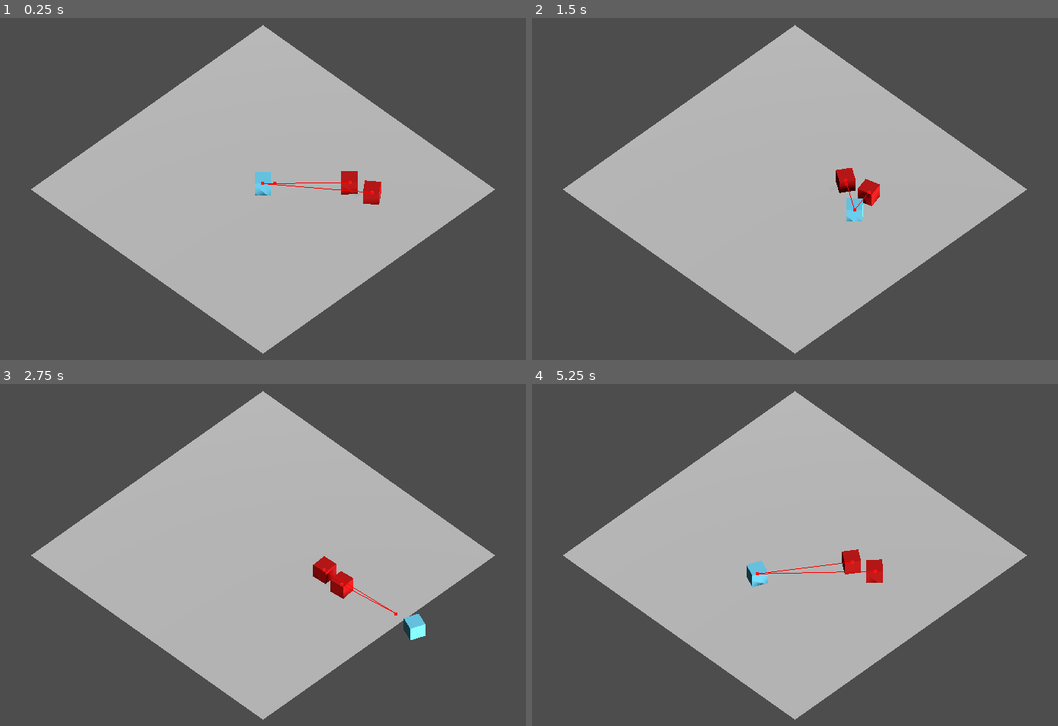
Above: before the commit, frames 1-4 (two rows, left to right).
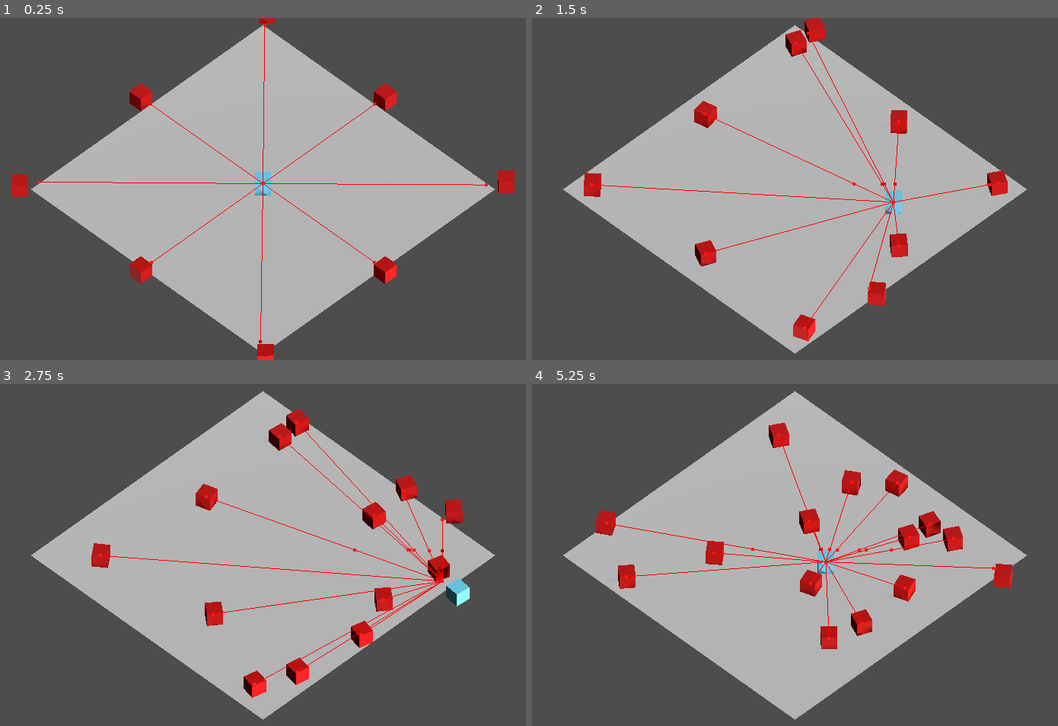
Above: after the commit, the same moments.

Repository: theludovyc/Godot_DestropolisLike
Game: Godot game, scene res://Scene/game.tscn
Same seed, same stepped clock (60 frames per second), same inputs: the game is played once before the commit and once after it.
Inputs (mouse positions are in pixels of both pictures, inside the frame that each line leads up to):
- Up to frame 1 (0.25 s): no input
- Up to frame 2 (1.5 s): move the mouse to (926, 171) at 0.52 s; hold Right (ui_right) 0.53-1.28 s; click (926, 171) at 0.6 s; move the mouse to (674, 206) at 1.27 s; hold Down (ui_down) from 1.28 s (still down); click (674, 206) at 1.35 s
- Up to frame 3 (2.75 s): move the mouse to (326, 479) at 2.02 s; release Down (ui_down) at 2.03 s; hold Right (ui_right) from 2.03 s (still down); click (326, 479) at 2.1 s
- Up to frame 4 (5.25 s): move the mouse to (763, 623) at 2.77 s; release Right (ui_right) at 2.78 s; hold Up (ui_up) 2.78-3.53 s; click (763, 623) at 2.85 s; move the mouse to (979, 606) at 3.52 s; hold Left (ui_left) 3.53-5.03 s; click (979, 606) at 3.6 s; move the mouse to (610, 503) at 4.27 s; click (610, 503) at 4.35 s; move the mouse to (826, 555) at 5.02 s; hold Down (ui_down) from 5.03 s (still down); click (826, 555) at 5.1 s

The runs differ from the first frame. In frame 1, 2.6% of the frame differs, in the area x 2-98%, y 0-100%; in frame 2, 3.7%; in frame 3, 4.8%; in frame 4, 5.0%, in the area x 12-92%, y 11-78%.

Commit message:
pop enemy, add bullet

Diff:
--- /dev/null
+++ b/Art/box_shape.tres
@@ -0,0 +1,3 @@
+[gd_resource type="BoxShape3D" format=3 uid="uid://ps4phb7ffd64"]
+
+[resource]
--- /dev/null
+++ b/Scene/bullet.tscn
@@ -0,0 +1,15 @@
+[gd_scene load_steps=3 format=3 uid="uid://c3phj6t0ikrgg"]
+
+[ext_resource type="Script" path="res://Script/Bullet.gd" id="1_gbgke"]
+
+[sub_resource type="BoxShape3D" id="BoxShape3D_yhpce"]
+size = Vector3(0.1, 0.1, 0.1)
+
+[node name="Bullet" type="Area3D"]
+collision_layer = 2
+collision_mask = 0
+monitoring = false
+script = ExtResource("1_gbgke")
+
+[node name="CollisionShape3D" type="CollisionShape3D" parent="."]
+shape = SubResource("BoxShape3D_yhpce")
--- a/Scene/enemy.tscn
+++ b/Scene/enemy.tscn
@@ -1,12 +1,14 @@
-[gd_scene load_steps=5 format=3 uid="uid://suscymkvhd2b"]
+[gd_scene load_steps=6 format=3 uid="uid://suscymkvhd2b"]
 
 [ext_resource type="Script" path="res://Script/Enemy.gd" id="1_udrt6"]
 [ext_resource type="Material" uid="uid://b8515bv8sduft" path="res://Art/enemy_mat.tres" id="2_tigft"]
+[ext_resource type="Shape3D" uid="uid://ps4phb7ffd64" path="res://Art/box_shape.tres" id="3_cxe2s"]
 
 [sub_resource type="BoxMesh" id="BoxMesh_nmto5"]
 material = ExtResource("2_tigft")
 
-[sub_resource type="BoxShape3D" id="BoxShape3D_gc5gv"]
+[sub_resource type="CylinderShape3D" id="CylinderShape3D_i3f65"]
+height = 1.0
 
 [node name="Enemy" type="CharacterBody3D"]
 axis_lock_angular_x = true
@@ -17,11 +19,18 @@
 mesh = SubResource("BoxMesh_nmto5")
 
 [node name="CollisionShape3D" type="CollisionShape3D" parent="."]
-shape = SubResource("BoxShape3D_gc5gv")
+shape = SubResource("CylinderShape3D_i3f65")
 
 [node name="NavigationAgent3D" type="NavigationAgent3D" parent="."]
 avoidance_enabled = true
 radius = 0.8
 debug_enabled = true
 
+[node name="Area3D" type="Area3D" parent="."]
+collision_mask = 3
+
+[node name="CollisionShape3D" type="CollisionShape3D" parent="Area3D"]
+shape = ExtResource("3_cxe2s")
+
 [connection signal="velocity_computed" from="NavigationAgent3D" to="." method="_on_navigation_velocity_computed"]
+[connection signal="area_entered" from="Area3D" to="." method="_on_area_3d_area_entered"]
--- a/Scene/game.tscn
+++ b/Scene/game.tscn
@@ -1,13 +1,13 @@
 [gd_scene load_steps=8 format=3 uid="uid://cgwykw0neyf6p"]
 
+[ext_resource type="Script" path="res://Script/game.gd" id="1_gyeuy"]
 [ext_resource type="Script" path="res://Script/Camera3D.gd" id="1_l6his"]
 [ext_resource type="PackedScene" uid="uid://cgtuwwjrvt0fw" path="res://Scene/player.tscn" id="2_t26dg"]
-[ext_resource type="PackedScene" uid="uid://suscymkvhd2b" path="res://Scene/enemy.tscn" id="3_m31p2"]
 
 [sub_resource type="Environment" id="Environment_tbs5v"]
 
 [sub_resource type="NavigationMesh" id="NavigationMesh_pddw6"]
-vertices = PackedVector3Array(-13.6421, 0.5, -0.142136, -0.142136, 0.5, 13.6079, 13.6079, 0.5, 0.107864, 0.107864, 0.5, -13.6421)
+vertices = PackedVector3Array(-13.6421, 0.5, -0.14214, -0.14214, 0.5, 13.6079, 13.6079, 0.5, 0.10786, 0.10786, 0.5, -13.6421)
 polygons = [PackedInt32Array(3, 2, 0), PackedInt32Array(0, 2, 1)]
 
 [sub_resource type="StandardMaterial3D" id="StandardMaterial3D_048vg"]
@@ -18,6 +18,7 @@
 size = Vector2(20, 20)
 
 [node name="Game" type="Node"]
+script = ExtResource("1_gyeuy")
 
 [node name="Camera3D" type="Camera3D" parent="."]
 transform = Transform3D(1, 0, 0, 0, 0.707107, 0.707107, 0, -0.707107, 0.707107, 0, 13.292, 13.254)
@@ -45,10 +46,8 @@
 mesh = SubResource("PlaneMesh_a3cj1")
 skeleton = NodePath("../..")
 
-[node name="Enemy" parent="." node_paths=PackedStringArray("player") instance=ExtResource("3_m31p2")]
-transform = Transform3D(1, 0, 0, 0, 1, 0, 0, 0, 1, 5.87019, 0.5, 0)
-player = NodePath("../Player")
+[node name="Timer" type="Timer" parent="."]
+wait_time = 0.5
+autostart = true
 
-[node name="Enemy2" parent="." node_paths=PackedStringArray("player") instance=ExtResource("3_m31p2")]
-transform = Transform3D(1, 0, 0, 0, 1, 0, 0, 0, 1, 7.10282, 0.5, 0.833215)
-player = NodePath("../Player")
+[connection signal="timeout" from="Timer" to="." method="_on_timer_timeout"]
--- a/Scene/player.tscn
+++ b/Scene/player.tscn
@@ -1,6 +1,7 @@
 [gd_scene load_steps=5 format=3 uid="uid://cgtuwwjrvt0fw"]
 
 [ext_resource type="Script" path="res://Script/Player.gd" id="1_nh1gu"]
+[ext_resource type="Shape3D" uid="uid://ps4phb7ffd64" path="res://Art/box_shape.tres" id="2_dx5f6"]
 
 [sub_resource type="StandardMaterial3D" id="StandardMaterial3D_jido4"]
 albedo_color = Color(0.388235, 0.72549, 0.831373, 1)
@@ -8,19 +9,20 @@
 [sub_resource type="BoxMesh" id="BoxMesh_1bq21"]
 material = SubResource("StandardMaterial3D_jido4")
 
-[sub_resource type="BoxShape3D" id="BoxShape3D_r7rkb"]
-
-[node name="Player" type="CharacterBody3D" node_paths=PackedStringArray("camera")]
+[node name="Player" type="CharacterBody3D"]
 transform = Transform3D(1, 0, 0, 0, 1, 0, 0, 0, 1, 0, 0.5, 0)
 axis_lock_angular_x = true
 axis_lock_angular_z = true
 script = ExtResource("1_nh1gu")
-camera = NodePath("")
 
 [node name="Cube" type="MeshInstance3D" parent="."]
-transform = Transform3D(1, 0, 0, 0, 1, 0, 0, 0, 1, 0, 0, 0)
 mesh = SubResource("BoxMesh_1bq21")
 skeleton = NodePath("../..")
 
 [node name="CollisionShape3D" type="CollisionShape3D" parent="."]
-shape = SubResource("BoxShape3D_r7rkb")
+shape = ExtResource("2_dx5f6")
+
+[node name="Area3D" type="Area3D" parent="."]
+
+[node name="CollisionShape3D" type="CollisionShape3D" parent="Area3D"]
+shape = ExtResource("2_dx5f6")
--- /dev/null
+++ b/Script/Bullet.gd
@@ -0,0 +1,11 @@
+extends Area3D
+class_name Bullet
+
+const SPEED = 20
+
+func _physics_process(delta):
+	position += (transform.basis * Vector3.FORWARD).normalized() * SPEED * delta
+
+func _process(delta):
+	if position.distance_to(Vector3.ZERO) > 20:
+		queue_free()
--- a/Script/Enemy.gd
+++ b/Script/Enemy.gd
@@ -13,7 +13,7 @@
 
 # Called every frame. 'delta' is the elapsed time since the previous frame.
 func _process(delta):
-	look_at(player.position)
+	look_at(Vector3(player.position.x, position.y, player.position.z))
 	pass
 
 func _physics_process(delta):
@@ -24,3 +24,9 @@
 func _on_navigation_velocity_computed(safe_velocity):
 	velocity = safe_velocity
 	move_and_slide()
+
+
+func _on_area_3d_area_entered(area):
+	if area is Bullet:
+		area.queue_free()
+		queue_free()
--- a/Script/Player.gd
+++ b/Script/Player.gd
@@ -1,6 +1,8 @@
 extends CharacterBody3D
 
 @export var camera:Camera3D
+
+var bullet_scene = preload("res://Scene/bullet.tscn")
 
 const SPEED = 8.0
 
@@ -19,3 +21,13 @@
 	move_and_slide()
 
 	look_at(camera.mousePos3D)
+
+func _process(delta):
+	if Input.is_action_just_pressed("Shoot"):
+		var bullet = bullet_scene.instantiate()
+
+		bullet.position = position
+		bullet.rotation = rotation
+
+		get_parent().add_child(bullet)
+	pass
--- /dev/null
+++ b/Script/game.gd
@@ -0,0 +1,46 @@
+extends Node
+
+@onready var player = $Player
+
+var enemy_scene = preload("res://Scene/enemy.tscn")
+
+var pop_line:Curve3D
+
+func _init():
+	pop_line = Curve3D.new()
+
+	const size = 11
+
+	pop_line.add_point(Vector3(size, 0, size).rotated(Vector3.UP, deg_to_rad(45)))
+	pop_line.add_point(Vector3(-size, 0, size).rotated(Vector3.UP, deg_to_rad(45)))
+	pop_line.add_point(Vector3(-size, 0, -size).rotated(Vector3.UP, deg_to_rad(45)))
+	pop_line.add_point(Vector3(size, 0, -size).rotated(Vector3.UP, deg_to_rad(45)))
+	pop_line.add_point(Vector3(size, 0, size).rotated(Vector3.UP, deg_to_rad(45)))
+
+func pop_enemy(angle:float):
+	var enemy = enemy_scene.instantiate()
+
+	var pop_point = (Vector3.FORWARD * 15).rotated(Vector3.UP, angle)
+
+	enemy.position = pop_line.get_closest_point(pop_point)
+
+	enemy.position.y = 0.5
+
+	enemy.player = player
+
+	add_child(enemy)
+
+# Called when the node enters the scene tree for the first time.
+func _ready():
+	for i in range(8):
+		pop_enemy(deg_to_rad(i * 45))
+
+	pass # Replace with function body.
+
+
+# Called every frame. 'delta' is the elapsed time since the previous frame.
+func _process(delta):
+	pass
+
+func _on_timer_timeout():
+	pop_enemy(randf_range(0.0, 2.0 * PI))
